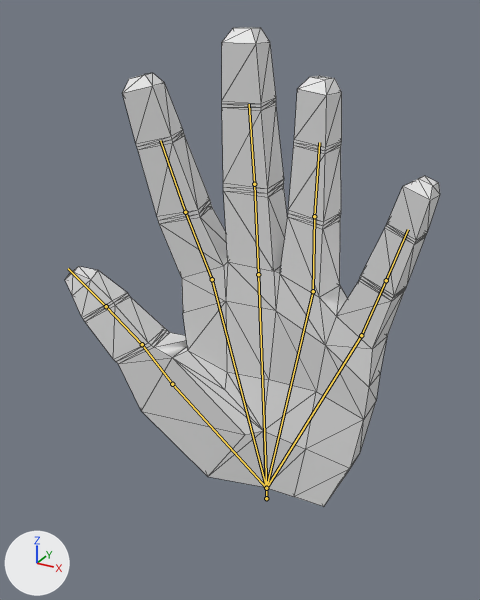
Renders of the glTF model spells/grab/GrabbingHand.glb from each side of a commit.
Both versions are drawn from a 50 mm camera at (2.48, -5.17, 6.13) aimed at (-0.18, -0.34, 3.71). Arrows for +X, +Y and +Z are at lower left; the lights stay in place. The picture after the commit comes second. The bones that change are drawn over the model as lines. Mesh edges are drawn as thin lines.

In view in the first picture: 'Hand'.
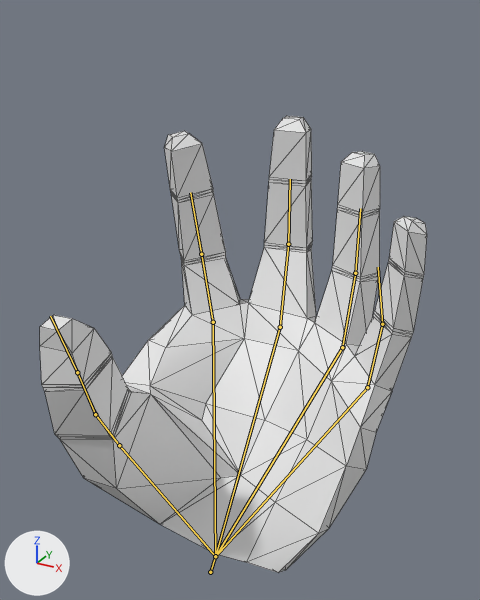
The newer file adds an action. The first version stands in its rest pose; the second is drawn at frame 41 of the action 'hold_loop'.

The change in detail:
Bone 'Bone.002' (bone_bone_002) moves from (0.0, 0.0, 0.0) to (0.0, 0.0, 1.17).
Bone 'Bone.002' (bone_bone_002) turns from (0, 0, 0) to (-42, 0, 0) degrees about its own x, y and z.
Bone 'Bone.004' (bone_bone_004) turns from (0, 0, 0) to (5, 3, 3) degrees about its own x, y and z.
Bone 'Bone.012' (bone_bone_012) turns from (0, 0, 0) to (24, 11, 3) degrees about its own x, y and z.
Bone 'Bone.013' (bone_bone_013) turns from (0, 0, 0) to (19, 9, 3) degrees about its own x, y and z.
Bone 'Bone.005' (bone_bone_005) turns from (0, 0, 0) to (50, 23, 24) degrees about its own x, y and z.
Bone 'Bone.009' (bone_bone_009) turns from (0, 0, 0) to (29, 23, 26) degrees about its own x, y and z.
Bone 'Bone.010' (bone_bone_010) turns from (0, 0, 0) to (4, -7, -12) degrees about its own x, y and z.
Bone 'Bone.011' (bone_bone_011) turns from (0, 0, 0) to (-8, -8, -9) degrees about its own x, y and z.
Bone 'Bone.006' (bone_bone_006) turns from (0, 0, 0) to (-3, 38, -2) degrees about its own x, y and z.
Bone 'Bone.015' (bone_bone_015) turns from (0, 0, 0) to (21, -26, 12) degrees about its own x, y and z.
Bone 'Bone.016' (bone_bone_016) turns from (0, 0, 0) to (18, -2, 0) degrees about its own x, y and z.
Bone 'Bone.007' (bone_bone_007) turns from (0, 0, 0) to (2, -15, -5) degrees about its own x, y and z.
Bone 'Bone.018' (bone_bone_018) turns from (0, 0, 0) to (23, 7, -2) degrees about its own x, y and z.
Bone 'Bone.019' (bone_bone_019) turns from (0, 0, 0) to (16, -1, 0) degrees about its own x, y and z.
Bone 'Bone.008' (bone_bone_008) turns from (0, 0, 0) to (12, -7, -7) degrees about its own x, y and z.
Bone 'Bone.021' (bone_bone_021) turns from (0, 0, 0) to (24, -13, -1) degrees about its own x, y and z.
Bone 'Bone.022' (bone_bone_022) turns from (0, 0, 0) to (11, -10, 5) degrees about its own x, y and z.

What differs and where, as boxes [x1, y1, x2, y2] in the pictures (480 x 600 px):
'Hand', posed
    before: [65, 27, 440, 507]
    after: [40, 116, 427, 573]
bone 'Bone.002', root to tip
    before: (266, 498) to (266, 488)
    after: (210, 572) to (215, 556)
bone 'Bone.004', root to tip
    before: (266, 488) to (212, 279)
    after: (215, 556) to (213, 322)
bone 'Bone.012', root to tip
    before: (212, 279) to (185, 212)
    after: (213, 322) to (201, 254)
bone 'Bone.013', root to tip
    before: (185, 212) to (160, 140)
    after: (201, 254) to (190, 192)
bone 'Bone.005', root to tip
    before: (266, 488) to (172, 384)
    after: (215, 556) to (119, 445)
bone 'Bone.009', root to tip
    before: (172, 384) to (142, 344)
    after: (119, 445) to (95, 414)
bone 'Bone.010', root to tip
    before: (142, 344) to (106, 306)
    after: (95, 414) to (77, 372)
bone 'Bone.011', root to tip
    before: (106, 306) to (68, 268)
    after: (77, 372) to (50, 316)
bone 'Bone.006', root to tip
    before: (266, 488) to (258, 274)
    after: (215, 556) to (280, 327)
bone 'Bone.015', root to tip
    before: (258, 274) to (254, 184)
    after: (280, 327) to (288, 244)
bone 'Bone.016', root to tip
    before: (254, 184) to (249, 104)
    after: (288, 244) to (290, 179)
bone 'Bone.007', root to tip
    before: (266, 488) to (313, 291)
    after: (215, 556) to (342, 347)
bone 'Bone.018', root to tip
    before: (313, 291) to (314, 216)
    after: (342, 347) to (355, 273)
bone 'Bone.019', root to tip
    before: (314, 216) to (319, 142)
    after: (355, 273) to (360, 208)
bone 'Bone.008', root to tip
    before: (266, 488) to (361, 335)
    after: (215, 556) to (367, 387)
bone 'Bone.021', root to tip
    before: (361, 335) to (386, 280)
    after: (367, 387) to (382, 324)
bone 'Bone.022', root to tip
    before: (386, 280) to (408, 229)
    after: (382, 324) to (378, 267)
